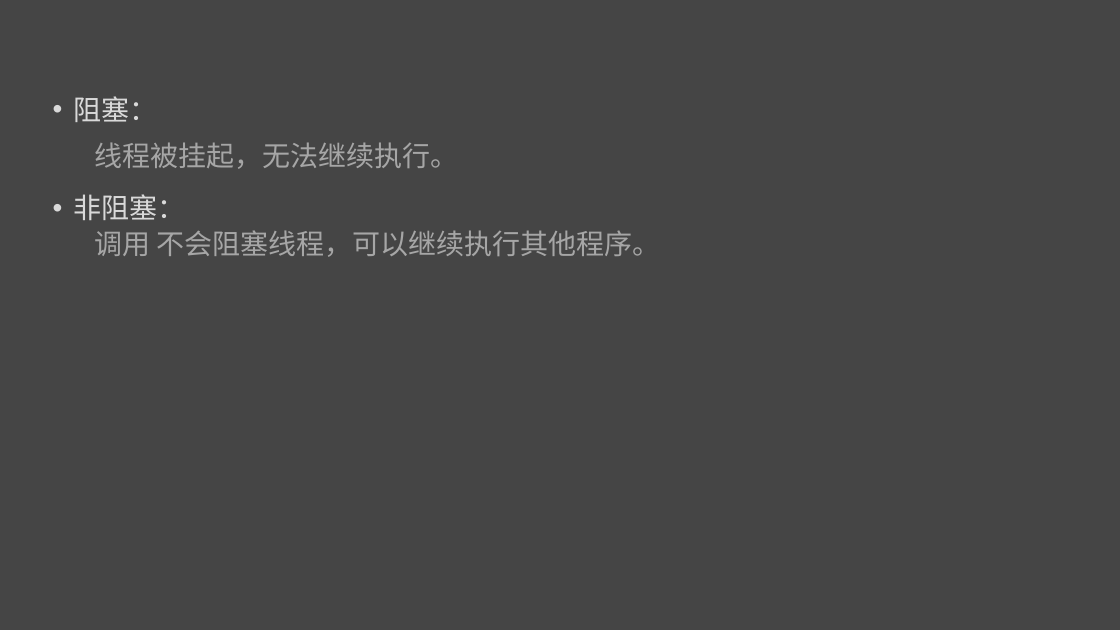
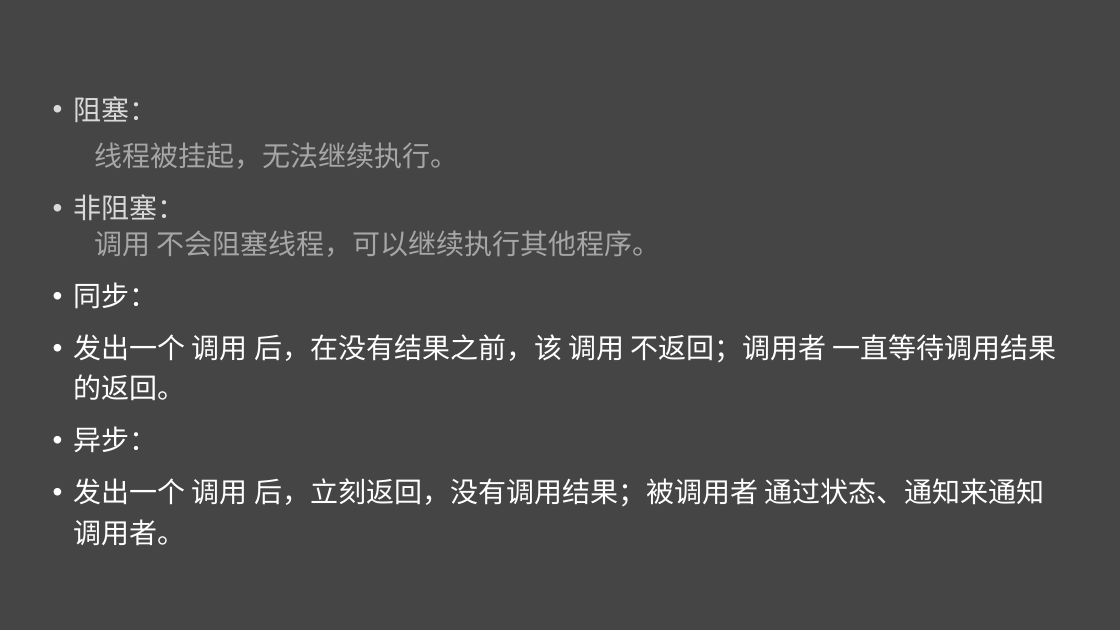
Before and after one commit to liuweiGL/share, a slide deck: slide 4 of ppt/JavaScript基础二.pptx. Drawn at 1120x630 pixels with LibreOffice and Linux fonts; fonts in the diff are those of the drawing. Boxes give left, top, right and bottom in pixels: in the first picture for what was removed or moved away, otherwise in the second. Text is boxed around its words. In the diff, an @@ line names an element or a change of style, - is before the commit and + after.

Commit message:
update

```diff
--- a/ppt/JavaScript基础二.pptx
+++ b/ppt/JavaScript基础二.pptx
@@ text at <box>74,282,1057,546</box>: paragraphs added @@
+• 同步：
+• 发出一个 调用 后，在没有结果之前，该 调用 不返回；调用者 一直等待调用结果的返回。
+• 异步：
+• 发出一个 调用 后，立刻返回，没有调用结果；被调用者 通过状态、通知来通知 调用者。
```
Also in this commit, not shown: 1 other slide changed, 3 slides added, 2 slides removed.
